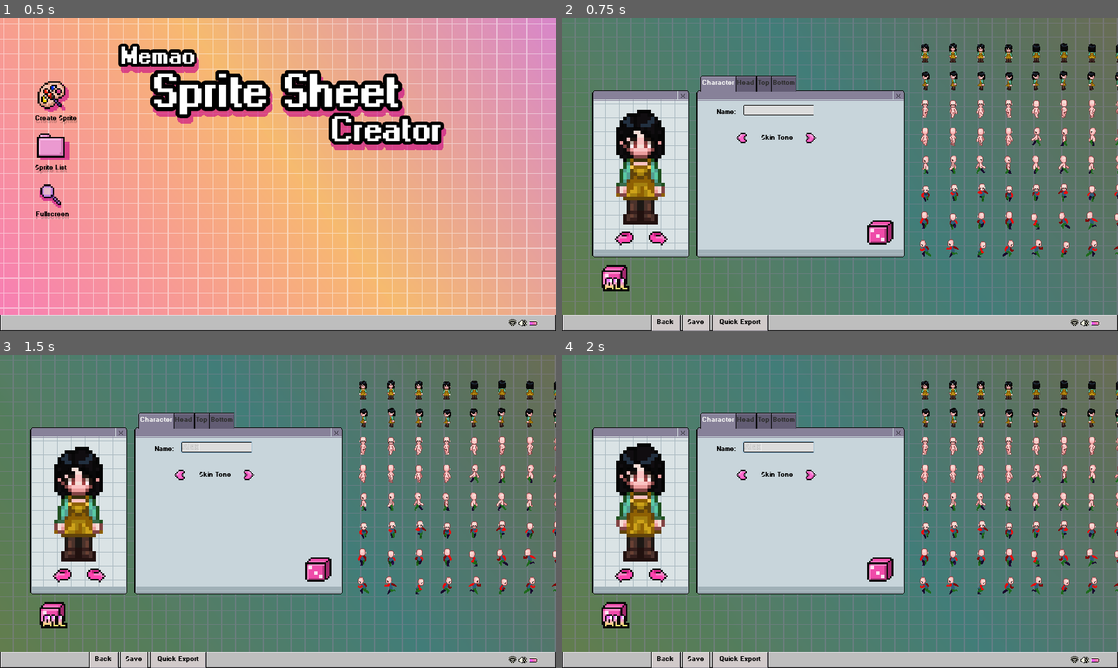
Above: before the commit, frames 1-4 (two rows, left to right).
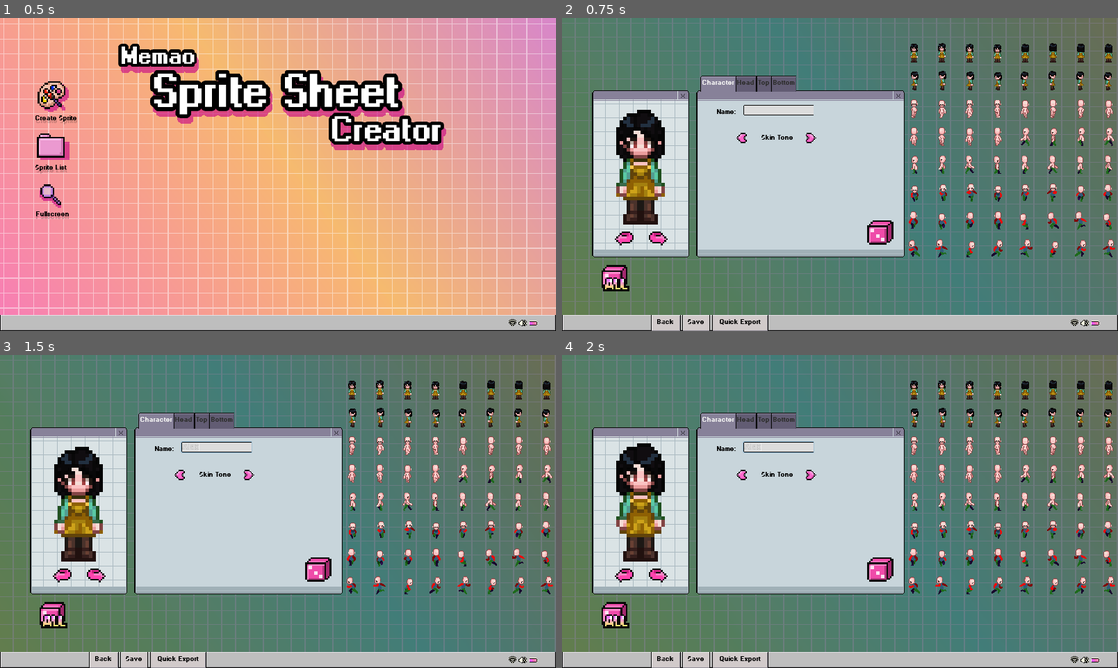
Above: after the commit, the same moments.

Repository: Sleeping-Robot-Games/Sprite-Generator
Game: Godot game, scene res://Scenes/Menu.tscn
The game is run twice, just before and just after one commit, with the same random seed, the same clock (stepped at 60 frames per second) and the same inputs.
Inputs (mouse positions are in pixels of both pictures, inside the frame that each line leads up to):
- Up to frame 1 (0.5 s): no input
- Up to frame 2 (0.75 s): click (612, 96) at 0.5 s
- Up to frame 3 (1.5 s): click (216, 445) at 1.27 s; type "Alex" at 1.35 s
- Up to frame 4 (2 s): no input

Frame 1 is identical in both runs. In frame 2, 6.8% of the frame differs, in the area x 62-100%, y 8-77%; in frame 3, 6.8%; in frame 4, 6.8%.

Commit message:
move preview over to see all 8 columns

Diff:
--- a/Scenes/SpriteCreate.tscn
+++ b/Scenes/SpriteCreate.tscn
@@ -1135,7 +1135,7 @@
 text = "Back"
 
 [node name="Preview" type="Node2D" parent="."]
-position = Vector2( 603, 36 )
+position = Vector2( 584, 36 )
 
 [connection signal="text_changed" from="TabContainer/Character/NameLabel/Name" to="." method="_on_Name_text_changed"]
 [connection signal="button_up" from="TabContainer/Character/SkinToneLabel/Left" to="." method="_on_Color_Selection_button_up" binds= [ -1, "Skintone" ]]
